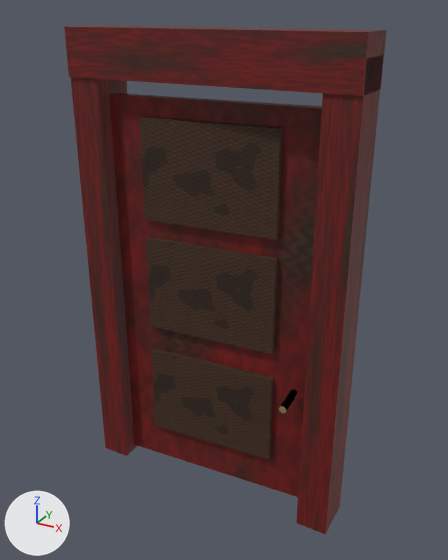
A saved change to the glTF model assets/kit/door.glb.
Rendered twice from a 50 mm camera at (1.41, -2.46, 2.47) aimed at (-0.12, 0.33, 1.08). The axes (+X, +Y, +Z) are drawn at lower left. The lights are the same throughout. The picture after the commit comes second. Objects named as collision shapes, trigger or cutter boxes, shadow casters or lower levels of detail are left out. Where no turn or scale is listed for an object, it has been applied to the vertices.

The scene before the commit, as lines of its bpy script (objects in view):
```python
me_carve1 = bpy.data.meshes.new('Carve1')
me_carve1.from_pydata(...)  # a box spanning x -0.35..0.35, y -0.015..0.015, z -0.25..0.25
me_carve1.materials.append(mat_m_wooddark)  # picture img_t_wood_dark
me_doorleaf = bpy.data.meshes.new('DoorLeaf')
me_doorleaf.from_pydata(...)  # a box spanning x 0.0..1.06, y -0.03..0.03, z -1.03..1.03
me_doorleaf.materials.append(mat_m_woodred)  # picture img_t_wood_red
me_jambr = bpy.data.meshes.new('JambR')
me_jambr.from_pydata(...)  # a box spanning x -0.08..0.08, y -0.11..0.11, z -1.15..1.15
me_jambr.materials.append(mat_m_woodred)  # picture img_t_wood_red
ob_carve1 = bpy.data.objects.new('Carve1', me_carve1)
ob_carve1.parent = ob_doorleaf
ob_carve1.location = (0.53, -0.045, 0.09)
ob_doorleaf = bpy.data.objects.new('DoorLeaf', me_doorleaf)
ob_doorleaf.parent = ob_sm_door
ob_doorleaf.location = (-0.55, 0.0, 1.06)
ob_doorleaf.rotation_euler = (0.0, 0.0, 0.0646)  # degrees (0, 0, 3.7)
ob_jambr = bpy.data.objects.new('JambR', me_jambr)
ob_jambr.location = (0.63, 0.0, 1.15)
# also in view: 'Carve0' at (-0.02, -0.01, 0.5); 'Lintel' at (0.0, 0.0, 2.28); 'Carve2' at (-0.02, -0.01, 1.75); 'JambL' at (-0.63, 0.0, 1.15)
```
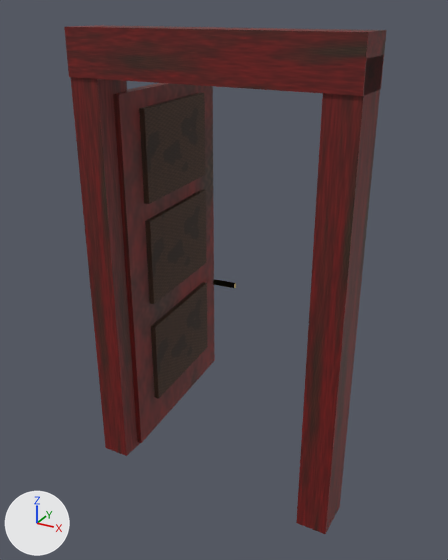
The change, as a list of edits to the scene's bpy script:
```text
Change ob_doorleaf:
    ob_doorleaf.rotation_euler: (0.0, 0.0, 0.0646) -> (0.0, 0.0, 1.652)  # degrees (0, 0, 3.7) -> degrees (0, 0, 95)
```

What differs and where, as boxes [x1, y1, x2, y2] in the pictures (448 x 560 px):
'DoorLeaf', turned: before [110, 93, 322, 497]; after [113, 83, 215, 443]
'Carve2', turned: before [139, 117, 283, 240]; after [139, 93, 205, 204]
'Carve1', turned: before [146, 237, 278, 354]; after [145, 190, 207, 304]
'Carve0', turned: before [152, 348, 274, 459]; after [151, 282, 208, 398]
'Pull', turned: before [279, 389, 297, 413]; after [213, 279, 236, 288]
